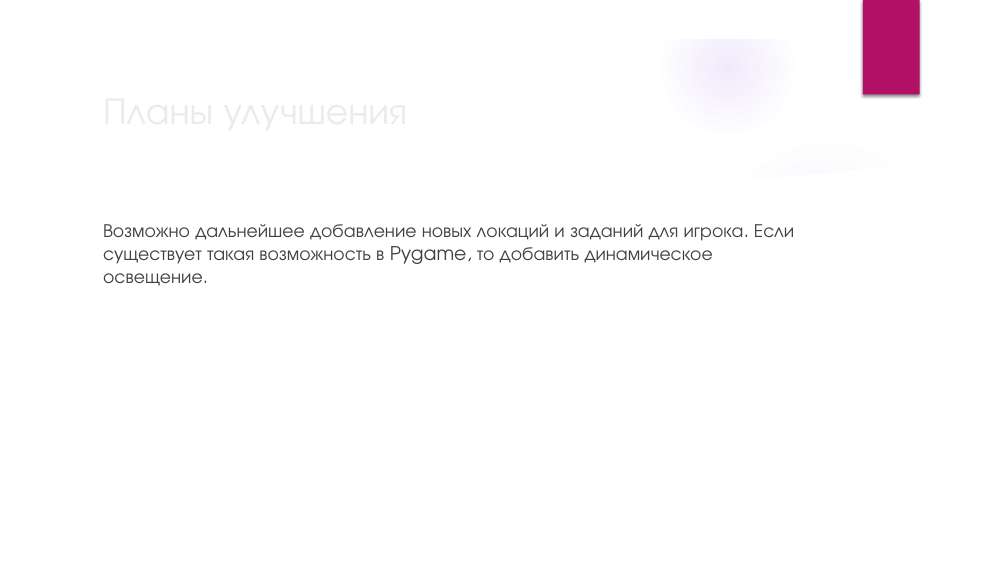
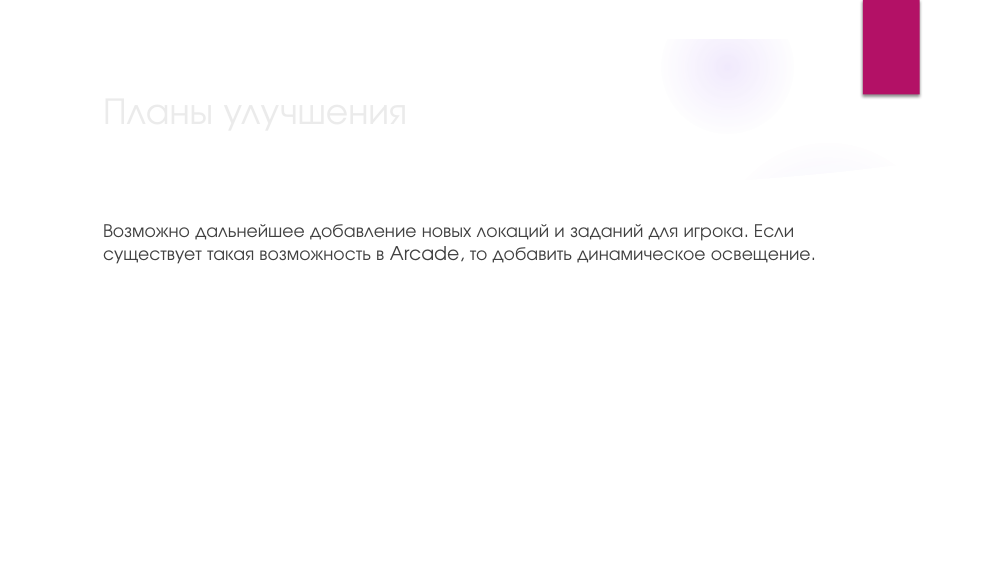
Before and after one commit to gdzimar127-coder/Fantom-of-library, a slide deck: slide 9 of фантом библиотеки (1).pptx. Drawn at 1008x567 pixels with LibreOffice and Linux fonts; fonts in the diff are those of the drawing; background and template pictures are left out. Boxes give left, top, right and bottom in pixels: in the first picture for what was removed or moved away, otherwise in the second. Text is boxed around its words. In the diff, an @@ line names an element or a change of style, - is before the commit and + after.

```diff
--- a/фантом библиотеки (1).pptx
+++ b/фантом библиотеки (1).pptx
@@ text at [103,224,811,264]: text changed @@
-Возможно дальнейшее добавление новых локаций и заданий для игрока. Если существует такая возможность в Pygame, то добавить динамическое освещение.
+Возможно дальнейшее добавление новых локаций и заданий для игрока. Если существует такая возможность в Arcade, то добавить динамическое освещение.
```
Also in this commit, not shown: 2 other slides changed.
